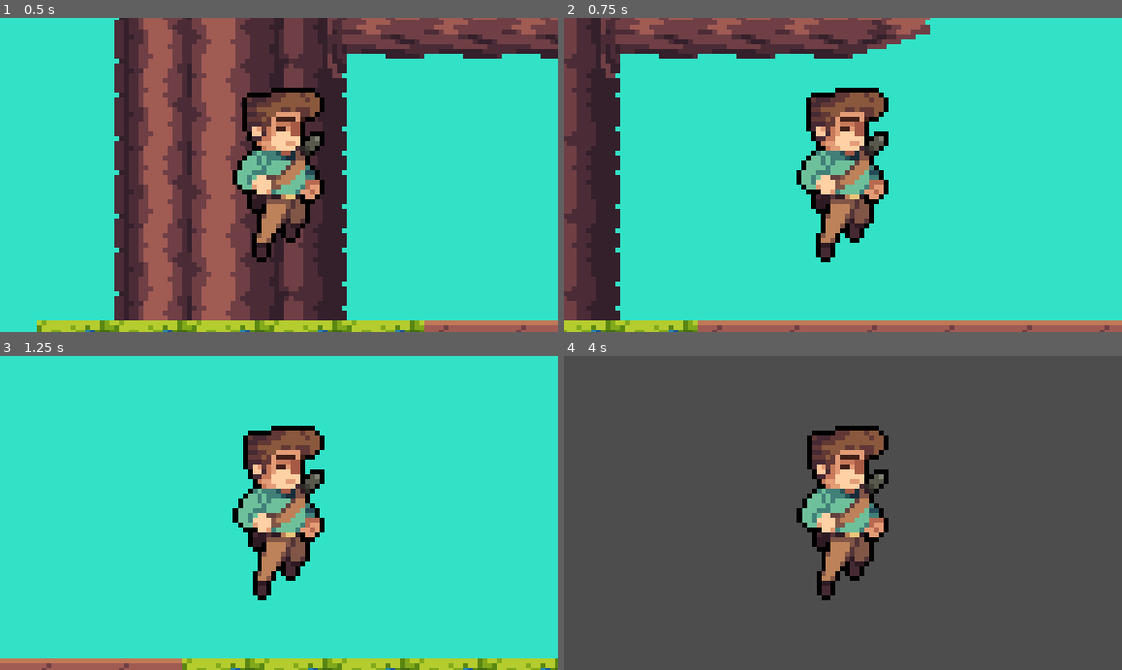
Above: before the commit, frames 1-4 (two rows, left to right).
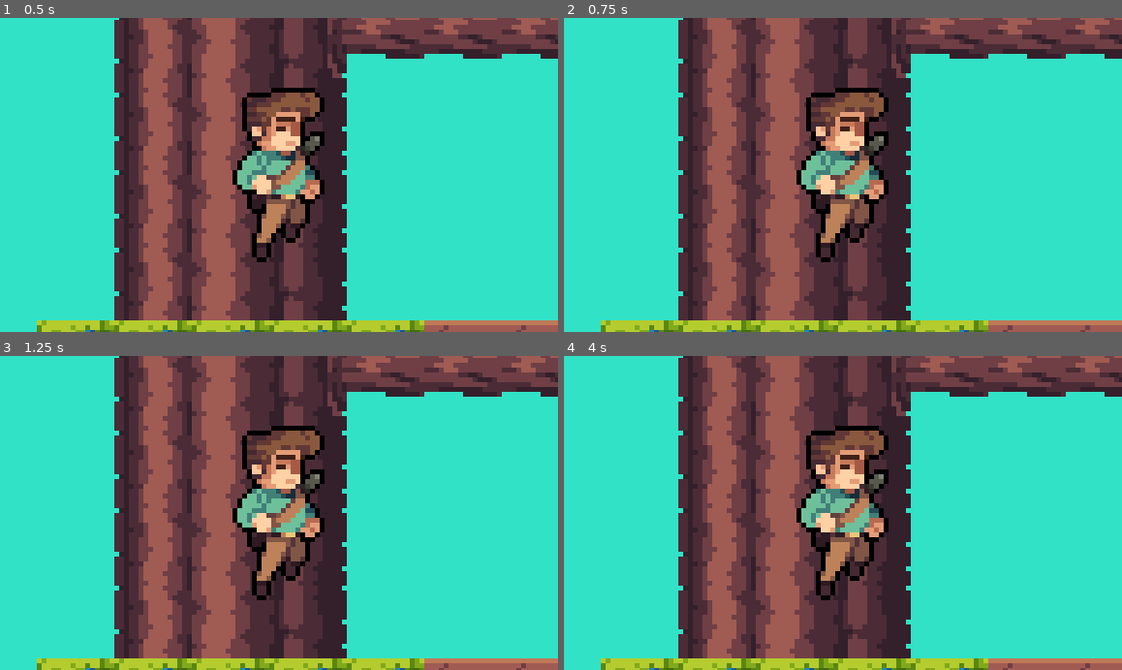
Above: after the commit, the same moments.

Repository: Blhamon055/SEPractPrecip
Game: Godot game, scene res://Main.tscn
Same seed, same stepped clock (60 frames per second), same inputs: the game is played once before the commit and once after it.
Inputs:
- Up to frame 1 (0.5 s): no input
- Up to frame 2 (0.75 s): tap Enter (ui_accept) at 0.5 s; hold D (right, bound only before the commit) from 0.53 s (still down)
- Up to frame 3 (1.25 s): keep holding D (right, bound only before the commit); tap Enter (ui_accept) at 0.77 s
- Up to frame 4 (4 s): tap Enter (ui_accept) at 1.52, 2, 3.02, 3.5, 3.77 s; release D (right, bound only before the commit) at 2.03 s; hold A (left, bound only before the commit) 2.03-2.78 s; hold D (right, bound only before the commit) from 2.78 s (still down)

Frame 1 is identical in both runs. In frame 2, 50% of the frame differs, in the area x 0-100%, y 0-100%; in frame 3, 41%; in frame 4, 94%.

Commit message:
Revert "Merge branch 'main' of https://github.com/Blhamon055/SEPractPrecip"
This reverts commit 55cf8bd68525be04d6e60ed06324285c04582090, reversing
changes made to ad7e71e263d72a10d58aa774470eda8872d898b0.

Diff:
--- a/Precipitation Minigame/CharacterBody2D.gd
+++ b/Precipitation Minigame/CharacterBody2D.gd
@@ -19,7 +19,7 @@
 
 	# Get the input direction and handle the movement/deceleration.
 	# As good practice, you should replace UI actions with custom gameplay actions.
-	var direction = Input.get_axis("left", "right")
+	var direction = Input.get_axis("ui_left", "ui_right")
 	if direction:
 		velocity.x = direction * SPEED
 	else:
@@ -29,5 +29,5 @@
 	move_and_slide()
 
 func get_input():
-	var input_direction = Input.get_vector("left", "right", "up", "down")
+	var input_direction = Input.get_vector("ui_left", "ui_right", "ui_up", "ui_down")
 	velocity = input_direction * SPEED
--- a/Precipitation Minigame/project.godot
+++ b/Precipitation Minigame/project.godot
@@ -20,33 +20,6 @@
 window/size/viewport_width=576
 window/size/viewport_height=324
 
-[input]
-
-left={
-"deadzone": 0.5,
-"events": [Object(InputEventKey,"resource_local_to_scene":false,"resource_name":"","device":0,"window_id":0,"alt_pressed":false,"shift_pressed":false,"ctrl_pressed":false,"meta_pressed":false,"pressed":false,"keycode":0,"physical_keycode":65,"key_label":0,"unicode":0,"echo":false,"script":null)
-, Object(InputEventKey,"resource_local_to_scene":false,"resource_name":"","device":0,"window_id":0,"alt_pressed":false,"shift_pressed":false,"ctrl_pressed":false,"meta_pressed":false,"pressed":false,"keycode":0,"physical_keycode":4194319,"key_label":0,"unicode":0,"echo":false,"script":null)
-]
-}
-right={
-"deadzone": 0.5,
-"events": [Object(InputEventKey,"resource_local_to_scene":false,"resource_name":"","device":0,"window_id":0,"alt_pressed":false,"shift_pressed":false,"ctrl_pressed":false,"meta_pressed":false,"pressed":false,"keycode":0,"physical_keycode":68,"key_label":0,"unicode":0,"echo":false,"script":null)
-, Object(InputEventKey,"resource_local_to_scene":false,"resource_name":"","device":0,"window_id":0,"alt_pressed":false,"shift_pressed":false,"ctrl_pressed":false,"meta_pressed":false,"pressed":false,"keycode":0,"physical_keycode":4194321,"key_label":0,"unicode":0,"echo":false,"script":null)
-]
-}
-up={
-"deadzone": 0.5,
-"events": [Object(InputEventKey,"resource_local_to_scene":false,"resource_name":"","device":0,"window_id":0,"alt_pressed":false,"shift_pressed":false,"ctrl_pressed":false,"meta_pressed":false,"pressed":false,"keycode":0,"physical_keycode":87,"key_label":0,"unicode":0,"echo":false,"script":null)
-, Object(InputEventKey,"resource_local_to_scene":false,"resource_name":"","device":0,"window_id":0,"alt_pressed":false,"shift_pressed":false,"ctrl_pressed":false,"meta_pressed":false,"pressed":false,"keycode":0,"physical_keycode":4194320,"key_label":0,"unicode":0,"echo":false,"script":null)
-]
-}
-down={
-"deadzone": 0.5,
-"events": [Object(InputEventKey,"resource_local_to_scene":false,"resource_name":"","device":0,"window_id":0,"alt_pressed":false,"shift_pressed":false,"ctrl_pressed":false,"meta_pressed":false,"pressed":false,"keycode":0,"physical_keycode":83,"key_label":0,"unicode":0,"echo":false,"script":null)
-, Object(InputEventKey,"resource_local_to_scene":false,"resource_name":"","device":0,"window_id":0,"alt_pressed":false,"shift_pressed":false,"ctrl_pressed":false,"meta_pressed":false,"pressed":false,"keycode":0,"physical_keycode":4194322,"key_label":0,"unicode":0,"echo":false,"script":null)
-]
-}
-
 [rendering]
 
 textures/canvas_textures/default_texture_filter=0
